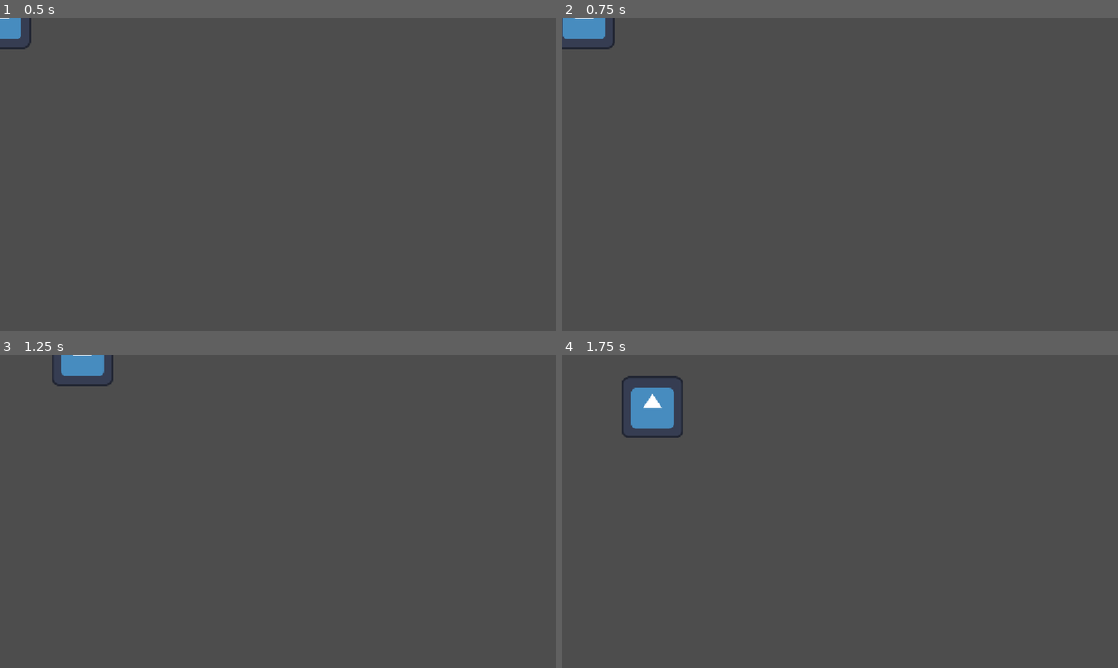
Above: before the commit, frames 1-4 (two rows, left to right).
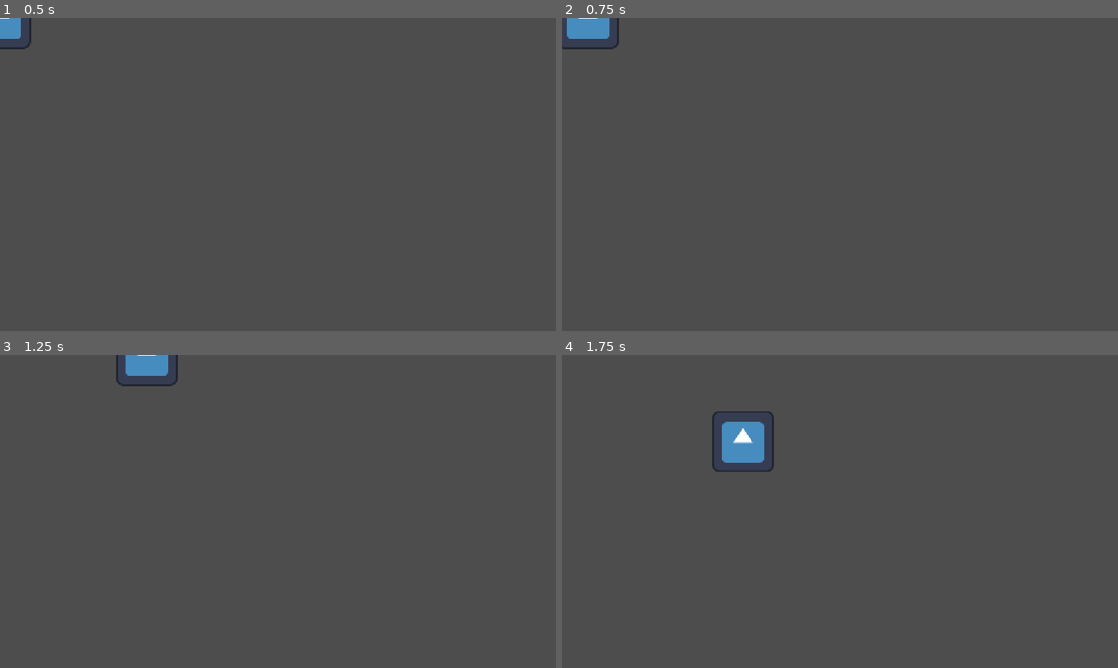
Above: after the commit, the same moments.

Repository: frantisek-boura/summoner-game
Game: Godot game, scene res://scenes/player/player.tscn
Two runs of this game, one before a commit and one after it. Both use one fixed random seed, a clock stepped at 60 frames per second and the inputs below. The project has no main scene, so this scene is started directly. The engine's default icon, where the game draws it, is replaced by a stand-in: a white triangle on a blue panel in a dark square.
Inputs (mouse positions are in pixels of both pictures, inside the frame that each line leads up to):
- Up to frame 1 (0.5 s): no input
- Up to frame 2 (0.75 s): tap Enter at 0.5 s; move the mouse to (962, 158) at 0.52 s; hold D (right) from 0.53 s (still down); click (962, 158) at 0.67 s
- Up to frame 3 (1.25 s): keep holding D (right)
- Up to frame 4 (1.75 s): move the mouse to (728, 527) at 1.27 s; release D (right) at 1.28 s; hold S (down) from 1.28 s (still down)

Frame 1 is identical in both runs. In frame 2, 0.2% of the frame differs, in the area x 0-11%, y 0-10%; in frame 3, 1.3%; in frame 4, 2.6%, in the area x 10-39%, y 6-38%.

Commit message:
feat: add acceleration/deceleration support for movement node

Diff:
--- a/scenes/player/player.tscn
+++ b/scenes/player/player.tscn
@@ -22,7 +22,7 @@
 shape = SubResource("CircleShape2D_cslih")
 
 [node name="movement" parent="." unique_id=2096917769 instance=ExtResource("3_75vfm")]
-movement_speed = 250.0
+movement_speed = 500.0
 
 [node name="state_machine" type="Node" parent="." unique_id=897550899 node_paths=PackedStringArray("beginning_state")]
 script = ExtResource("2_gmlin")
--- a/scripts/entity/movement.gd
+++ b/scripts/entity/movement.gd
@@ -2,7 +2,9 @@
 class_name EntityMovement
 extends Node
 
-@export_range(10, 1000, 1) var movement_speed: float = 10.0
+@export_range(10, 1000, 1) var movement_speed: float = 250.0
+@export_range(10, 100, 1) var move_acceleration_speed: float = 50.0
+@export_range(10, 100, 1) var stop_acceleration_speed: float = 50.0
 
 @onready var _entity: Entity = get_parent() as Entity
 
@@ -16,7 +18,17 @@
 func move() -> void:
 	if not _can_move: return
 
-	_entity.velocity = _direction * movement_speed
+	_entity.velocity.x = move_toward(_entity.velocity.x, _direction.x * movement_speed, move_acceleration_speed)
+	_entity.velocity.y = move_toward(_entity.velocity.y, _direction.y * movement_speed, move_acceleration_speed)
+
+	_entity.move_and_slide()
+
+func stop() -> void:
+	if not _can_move: return
+
+	_entity.velocity.x = move_toward(_entity.velocity.x, 0, stop_acceleration_speed)
+	_entity.velocity.y = move_toward(_entity.velocity.y, 0, stop_acceleration_speed)
+
 	_entity.move_and_slide()
 
 ## Changes the direction entity is moving in.
--- a/scripts/player/states/idle_state.gd
+++ b/scripts/player/states/idle_state.gd
@@ -16,7 +16,7 @@
 	pass
 
 func physics(_delta: float) -> void:
-	pass
+	player.movement.stop()
 
 func input_process(_delta: float) -> void:
 	var new_direction: Vector2 = player.get_input_direction()
